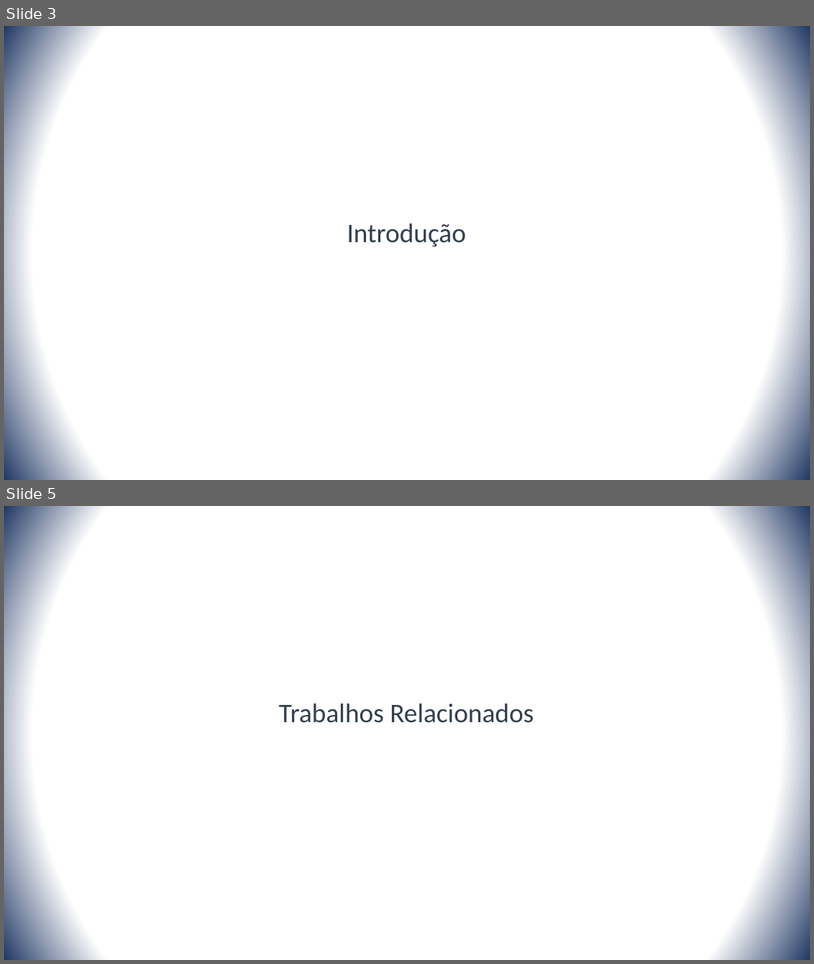
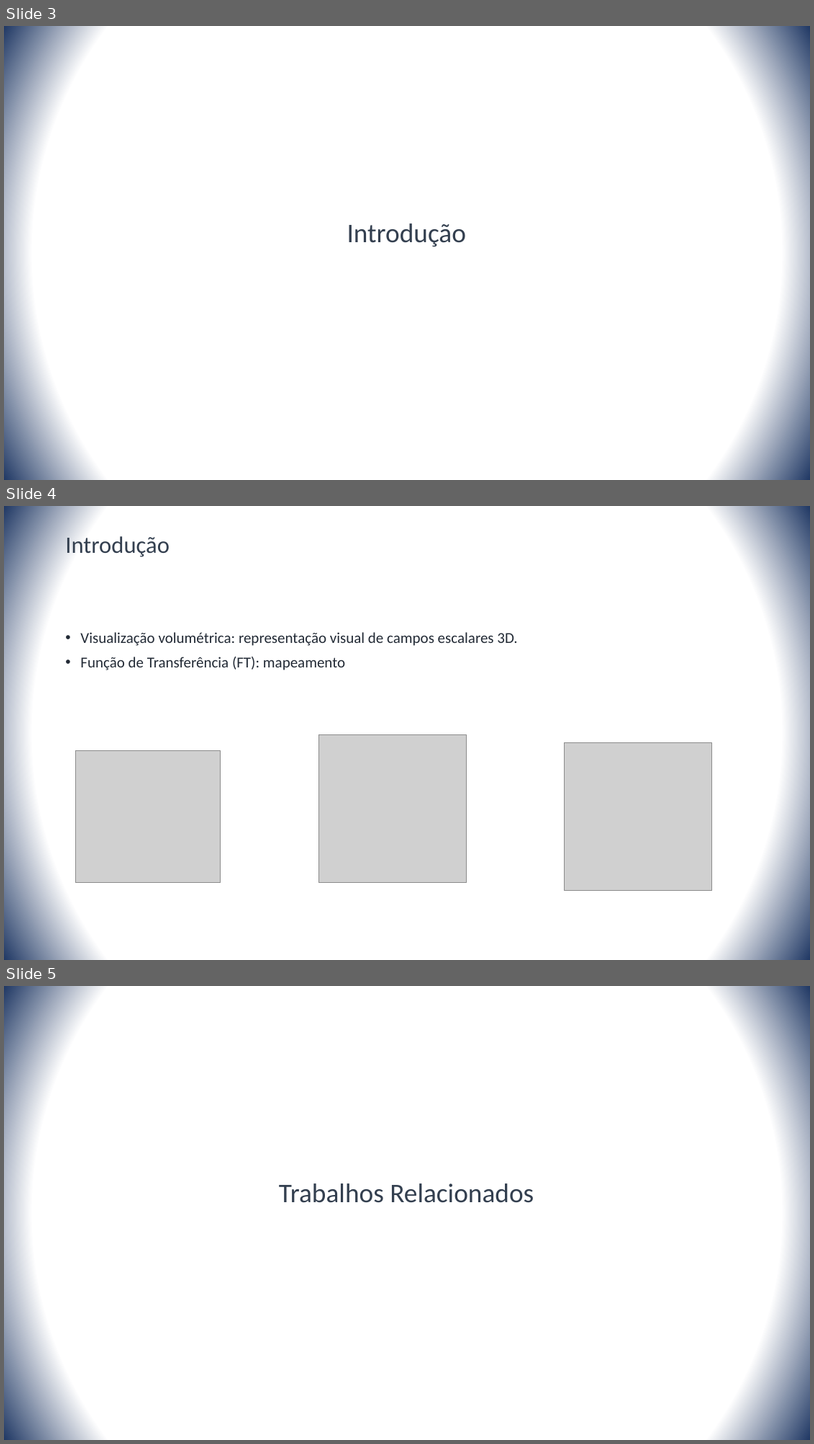
Before and after one commit to rustanitu/atfgtex, a slide deck: presentation/presentation.pptm. Shown one above the other, each under a label of ours: slides 3 and 5 before the commit, slides 3, 4 and 5 after it; the slides between them are not shown. The pictures are 814x964 and 814x1444 pixels, drawn with LibreOffice and Linux fonts; fonts in the diff are those of the drawing; grey boxes stand for pictures. Boxes give left, top, right and bottom in pixels: in the first picture for what was removed or moved away, otherwise in the second. Text is boxed around its words. In the diff, an @@ line names an element or a change of style, - is before the commit and + after.

Commit message:
Presentation Update

```diff
--- a/presentation/presentation.pptm
+++ b/presentation/presentation.pptm
@@ slide 4 added at [4,506,810,960], background gradient #FFFFFF to #203864 @@
@@ title added at [65,534,170,557], 28 pt, text #333F50 @@
+Introdução
@@ text added at [80,632,517,670], 18 pt, text #222A35 @@
+• Visualização volumétrica: representação visual de campos escalares 3D.
+• Função de Transferência (FT): mapeamento
@@ picture added at [319,735,467,883] @@
@@ picture added at [565,743,712,890] @@
@@ picture added at [75,751,221,883] @@
```
Also in this commit, not shown: 1 slide removed, 1 other file.
